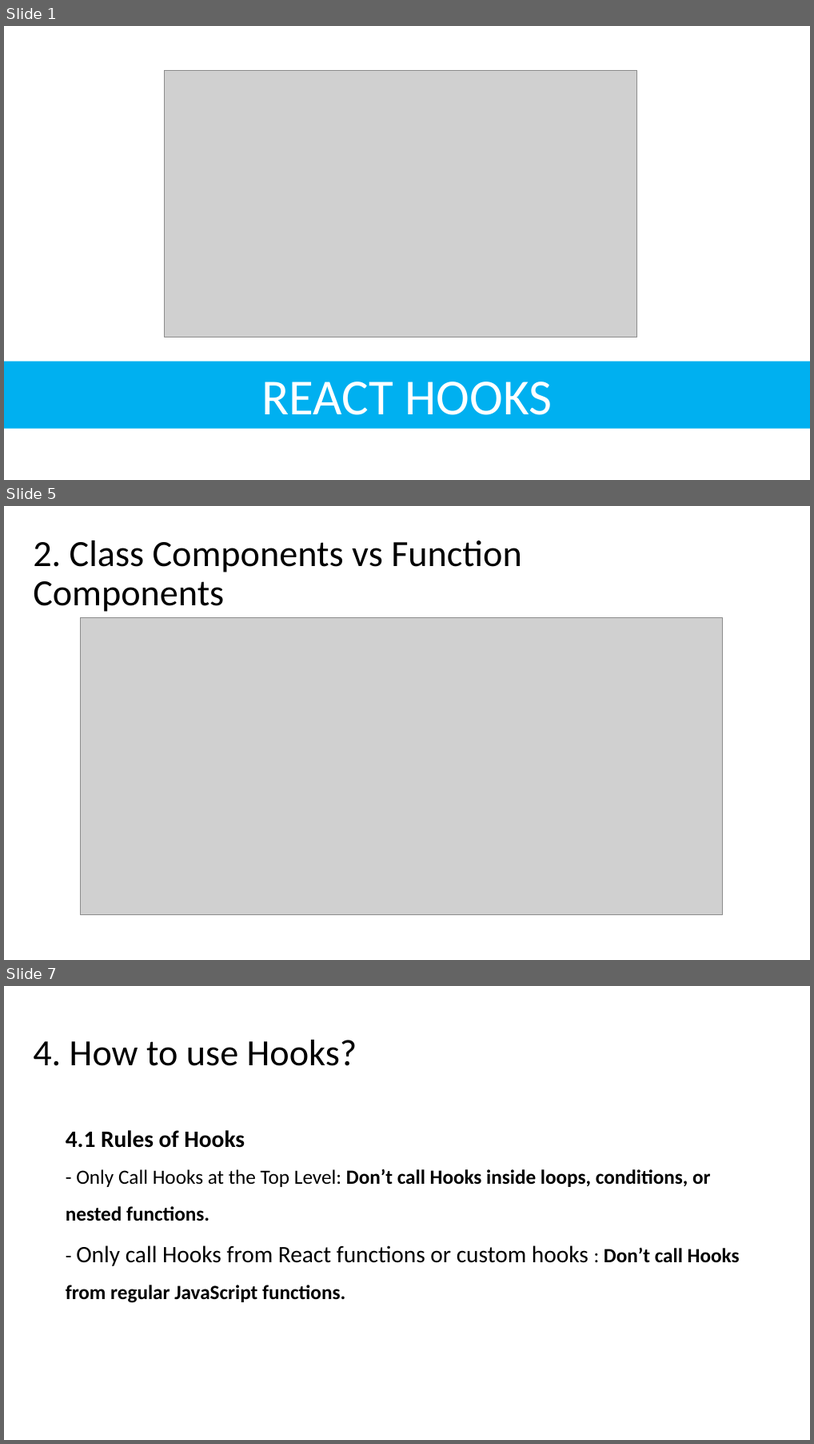
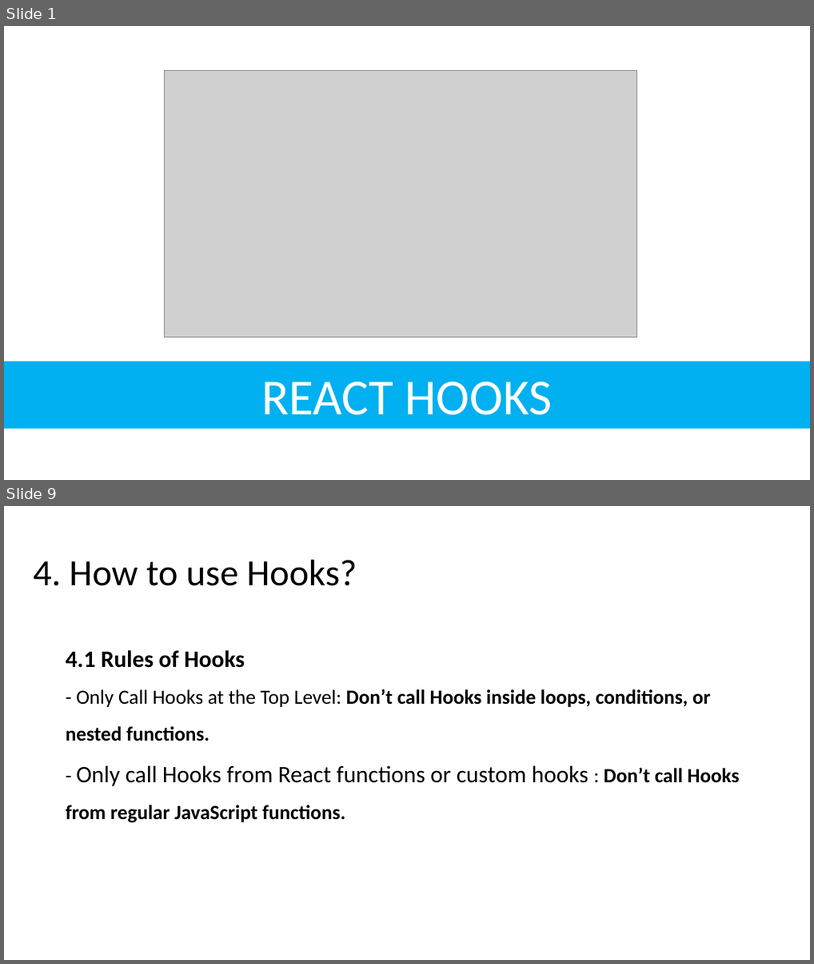
Before and after one commit to NhanHoang8195/react-hook-demo, a slide deck: ReactHooks.pptx. Shown one above the other, each under a label of ours: slides 1, 5 and 7 before the commit, slides 1 and 9 after it; the slides between them are not shown. The pictures are 814x1444 and 814x964 pixels, drawn with LibreOffice and Linux fonts; fonts in the diff are those of the drawing; grey boxes stand for pictures. Boxes give left, top, right and bottom in pixels: in the first picture for what was removed or moved away, otherwise in the second. Text is boxed around its words. In the diff, an @@ line names an element or a change of style, - is before the commit and + after.

```diff
--- a/ReactHooks.pptx
+++ b/ReactHooks.pptx
@@ slide 5 removed at [4,506,810,960], background #FFFFFF @@
@@ title removed at [33,540,522,612] @@
-2. Class Components vs Function Components
@@ picture removed at [80,618,722,915] @@
@@ what was slide 7 is now slide 9 @@
```
Also in this commit, not shown: 4 slides changed, 3 slides added, 3 other files.
